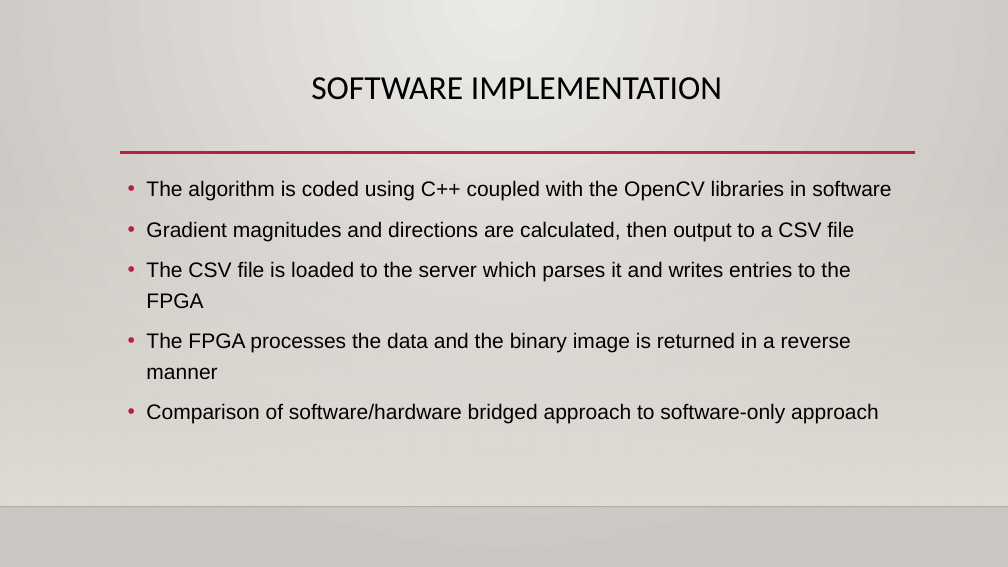
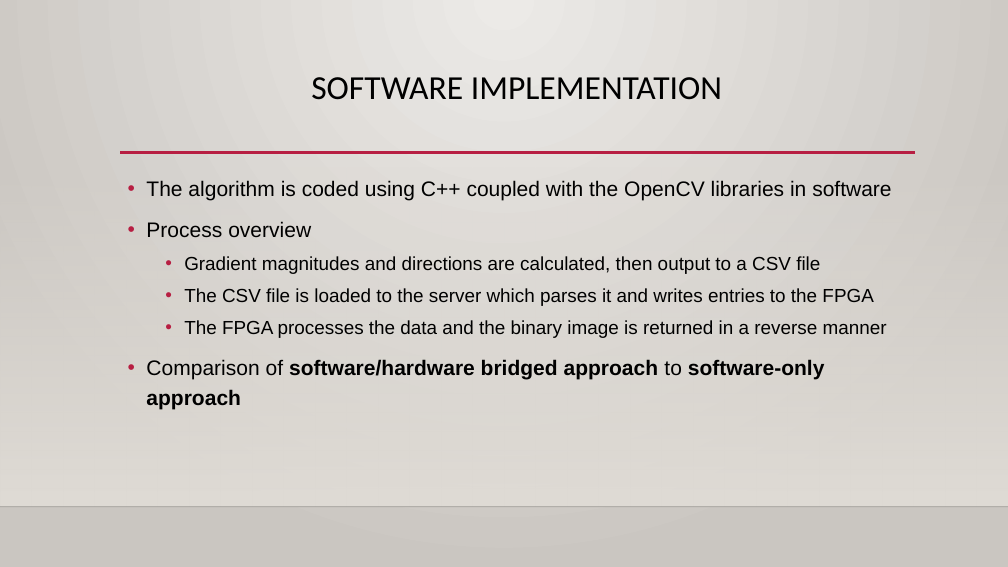
Before and after one commit to Maximus32/Reconfig-Canny, a slide deck: slide 7 of Deliverables/Canny edge detection – fpga speedup.pptx. Drawn at 1008x567 pixels with LibreOffice and Linux fonts; fonts in the diff are those of the drawing; background and template pictures are left out. Boxes give left, top, right and bottom in pixels: in the first picture for what was removed or moved away, otherwise in the second. Text is boxed around its words. In the diff, an @@ line names an element or a change of style, - is before the commit and + after.

```diff
--- a/Deliverables/Canny edge detection – fpga speedup.pptx
+++ b/Deliverables/Canny edge detection – fpga speedup.pptx
@@ text at box(146, 221, 311, 237): paragraph added @@
+• Process overview
@@ text at box(146, 256, 887, 410): size 20 to 18 pt in "Gradient magnitudes and directions are calculated, then ...", "The CSV file is loaded to the ...", "The FPGA processes the data and the ..."; bold on in "software/hardware bridged approach software-only approach"; list level 1 to 2 in "Gradient magnitudes and directions are ..."; list level 1 to 2 in "The CSV file is loaded ..."; list level 1 to 2 in "The FPGA processes the data ..." @@
```
Also in this commit, not shown: 2 other slides changed.
